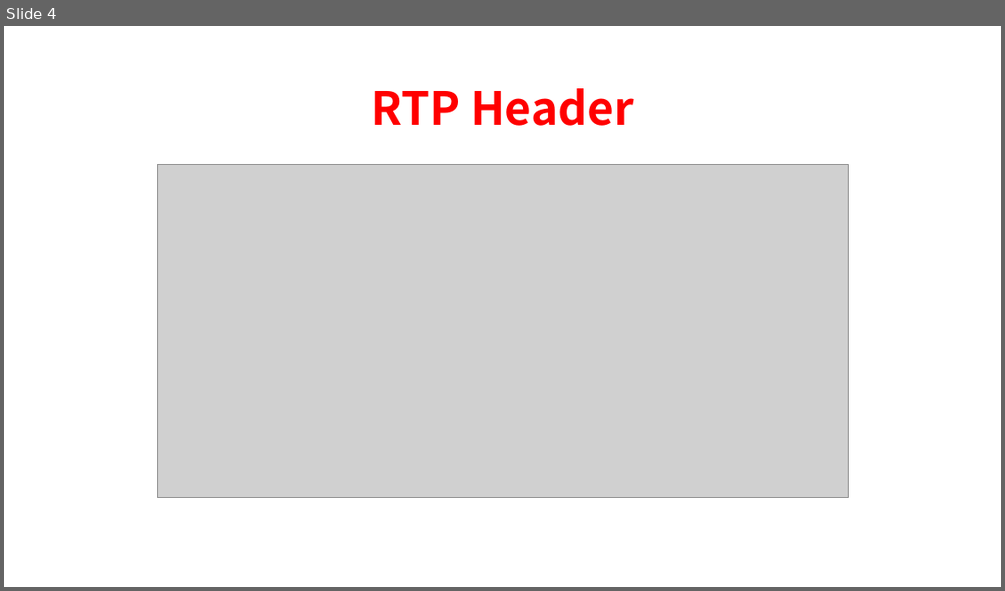
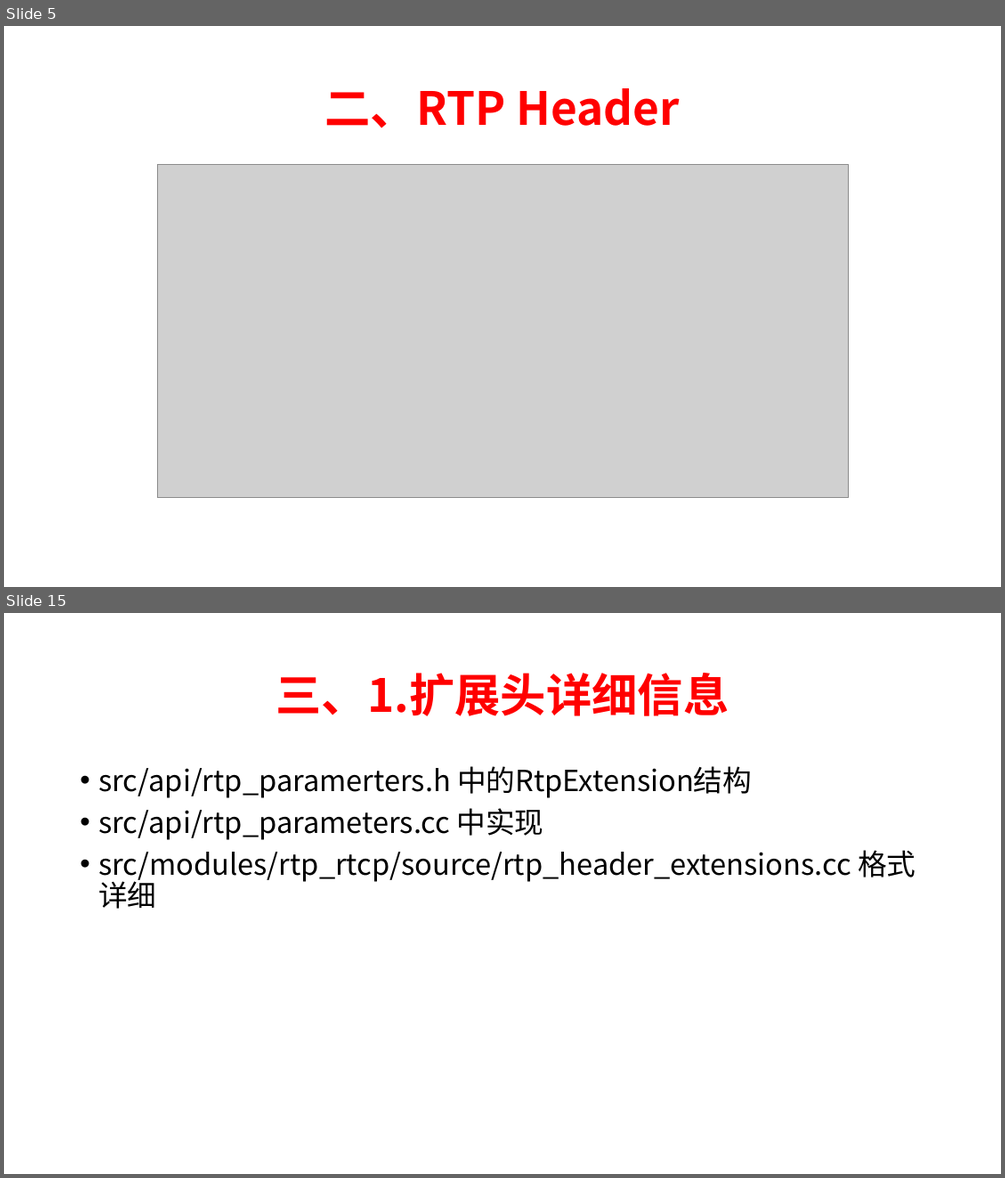
Before and after one commit to chensongpoixs/crtc_doc, a slide deck: WebRTC服务质量(Qos)/2、RTP协议.pptx. Shown one above the other, each under a label of ours: slide 4 before the commit, slides 5 and 15 after it; the slides between them are not shown. The pictures are 1005x591 and 1005x1178 pixels, drawn with LibreOffice and Linux fonts; fonts in the diff are those of the drawing; grey boxes stand for pictures. Boxes give left, top, right and bottom in pixels: in the first picture for what was removed or moved away, otherwise in the second. Text is boxed around its words. In the diff, an @@ line names an element or a change of style, - is before the commit and + after.

Commit message:
[RTCP]

```diff
--- a/WebRTC服务质量(Qos)/2、RTP协议.pptx
+++ b/WebRTC服务质量(Qos)/2、RTP协议.pptx
@@ slide 15 added at box(4, 613, 1001, 1174), background #FFFFFF @@
@@ title added at box(275, 673, 728, 716), 44 pt, text #FF0000, bold @@
+三、1.扩展头详细信息
@@ text added at box(98, 766, 915, 908), 28 pt, text #000000 @@
+• src/api/rtp_paramerters.h 中的RtpExtension结构
+• src/api/rtp_parameters.cc 中实现
+• src/modules/rtp_rtcp/source/rtp_header_extensions.cc 格式详细
@@ what was slide 4 is now slide 5 @@
@@ slide 5 changed as well @@
@@ title at box(325, 88, 680, 128): text changed @@
-RTP Header
+二、RTP Header
```
Also in this commit, not shown: 2 other slides changed, 11 other slides added, 2 other files.
